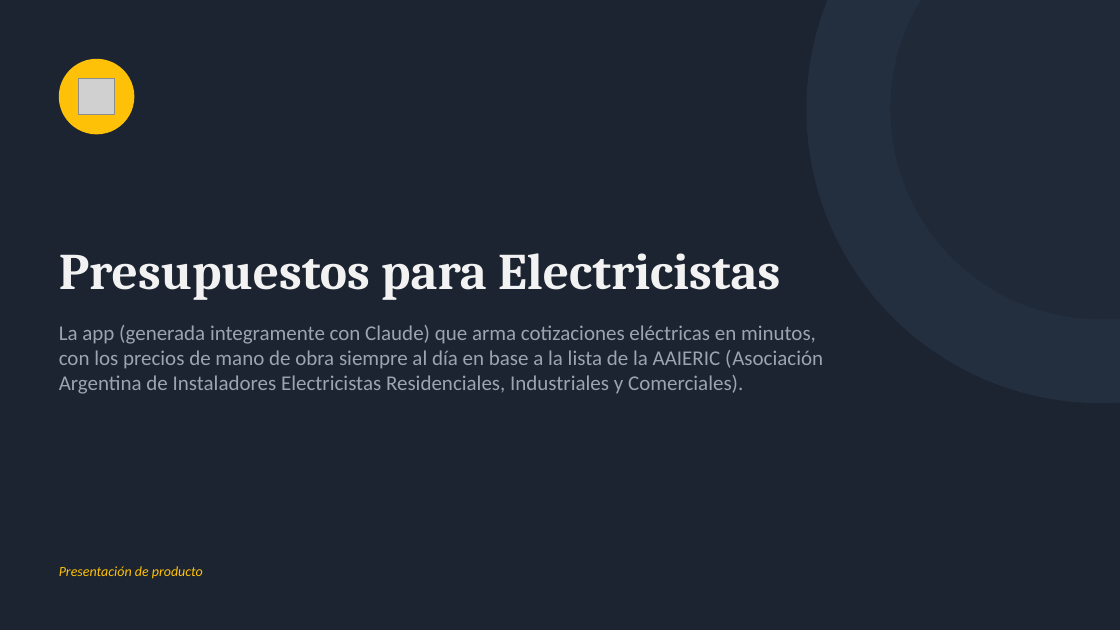
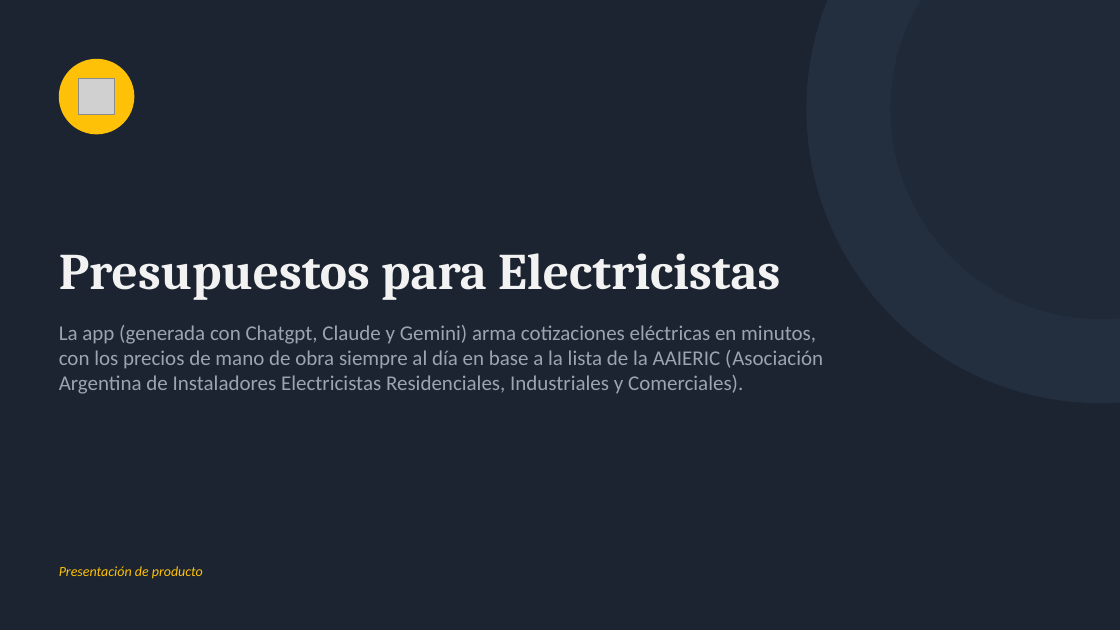
Before and after one commit to mmendi/codercup_ai_t1, a slide deck: slide 1 of CoderCup AI T1/Presu-App_Presentacion.pptx. Drawn at 1120x630 pixels with LibreOffice and Linux fonts; fonts in the diff are those of the drawing; grey boxes stand for pictures. Boxes give left, top, right and bottom in pixels: in the first picture for what was removed or moved away, otherwise in the second. Text is boxed around its words. In the diff, an @@ line names an element or a change of style, - is before the commit and + after.

```diff
--- a/CoderCup AI T1/Presu-App_Presentacion.pptx
+++ b/CoderCup AI T1/Presu-App_Presentacion.pptx
@@ text at (59,325,823,394): text changed @@
-La app (generada integramente con Claude) que arma cotizaciones eléctricas en minutos, con los precios de mano de obra siempre al día en base a la lista de la AAIERIC (Asociación Argentina de Instaladores Electricistas Residenciales, Industriales y Comerciales).
+La app (generada con Chatgpt, Claude y Gemini) arma cotizaciones eléctricas en minutos, con los precios de mano de obra siempre al día en base a la lista de la AAIERIC (Asociación Argentina de Instaladores Electricistas Residenciales, Industriales y Comerciales).
```
Also in this commit, not shown: 3 other files.
